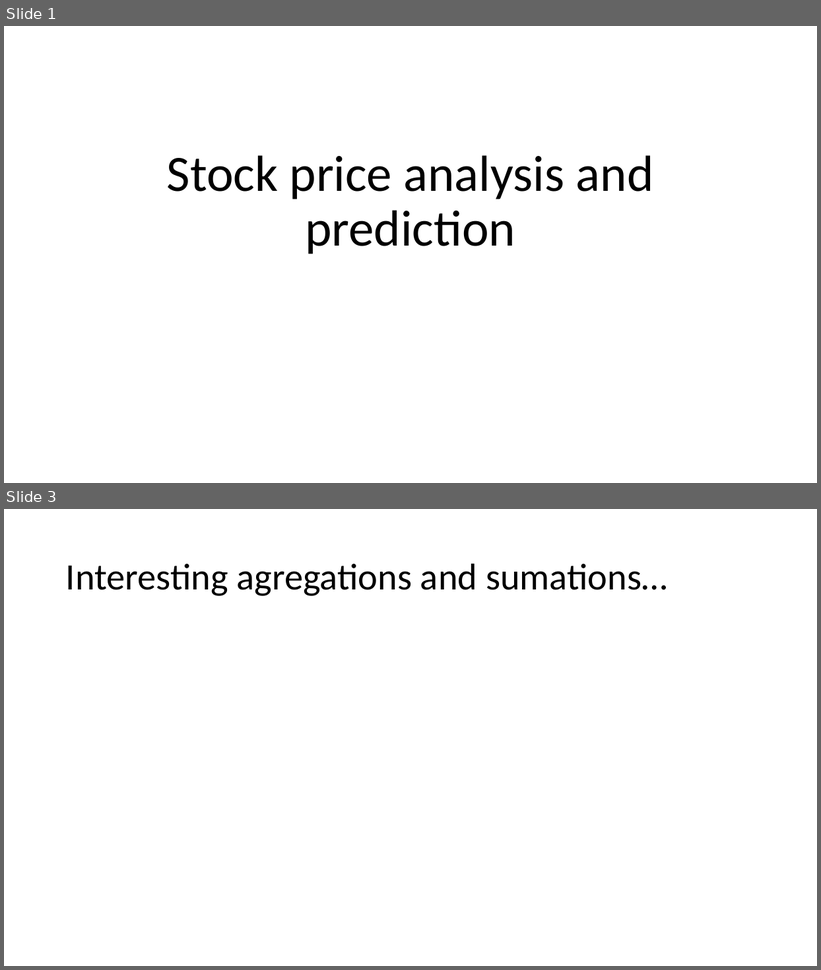
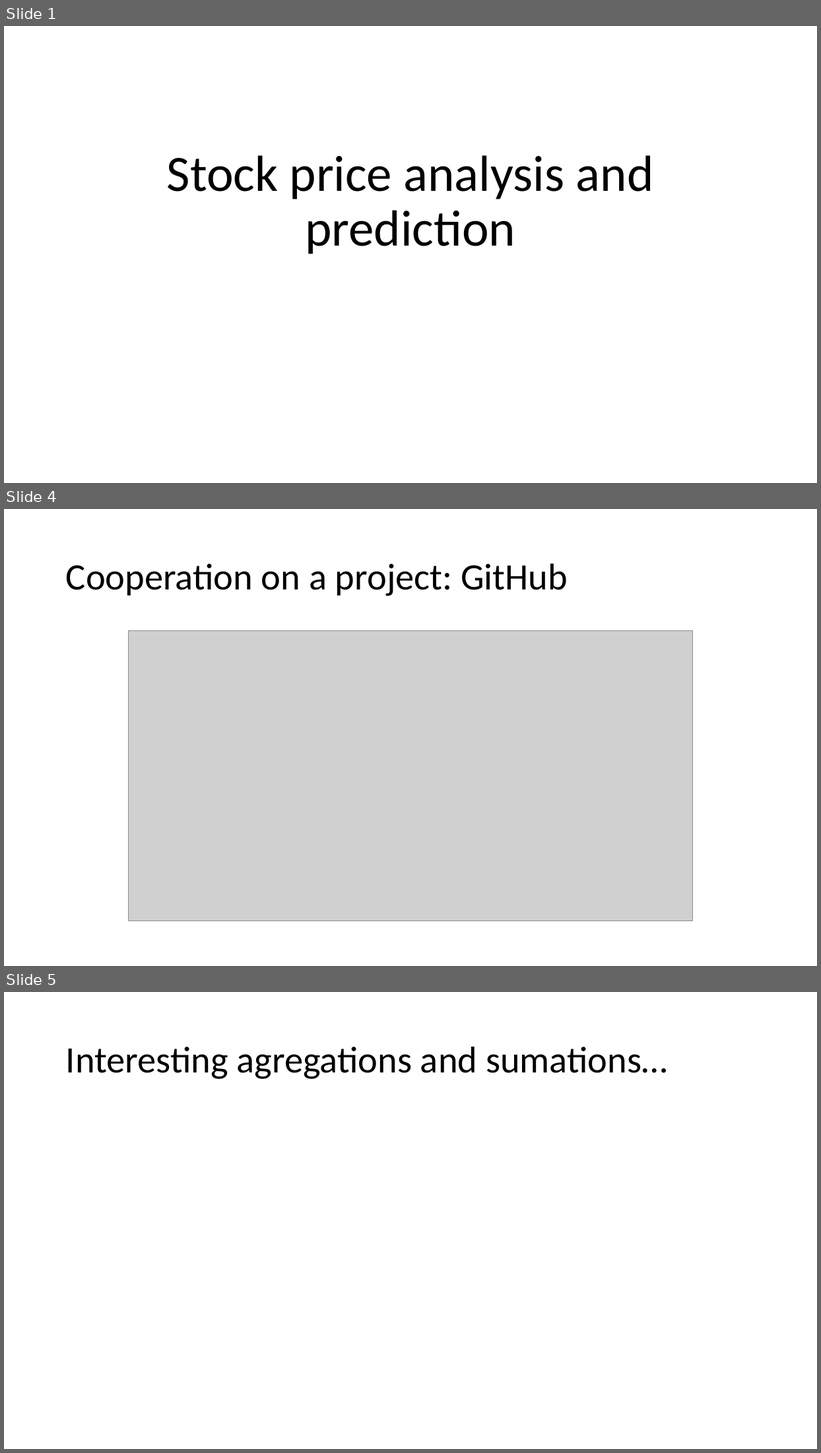
Before and after one commit to gregoja/Stock_Analysis, a slide deck: Stock price analysis and prediction.pptx. Shown one above the other, each under a label of ours: slides 1 and 3 before the commit, slides 1, 4 and 5 after it; the slides between them are not shown. The pictures are 821x970 and 821x1453 pixels, drawn with LibreOffice and Linux fonts; fonts in the diff are those of the drawing; grey boxes stand for pictures. Boxes give left, top, right and bottom in pixels: in the first picture for what was removed or moved away, otherwise in the second. Text is boxed around its words. In the diff, an @@ line names an element or a change of style, - is before the commit and + after.

```diff
--- a/Stock price analysis and prediction.pptx
+++ b/Stock price analysis and prediction.pptx
@@ slide 4 added at <box>4,509,817,966</box>, background #FFFFFF @@
@@ title added at <box>66,563,568,596</box>, 44 pt, text #000000 @@
+Cooperation on a project: GitHub
@@ picture added at <box>129,631,692,921</box> @@
@@ what was slide 3 is now slide 5 @@
```
Also in this commit, not shown: 1 slide changed, 1 other slide added.
